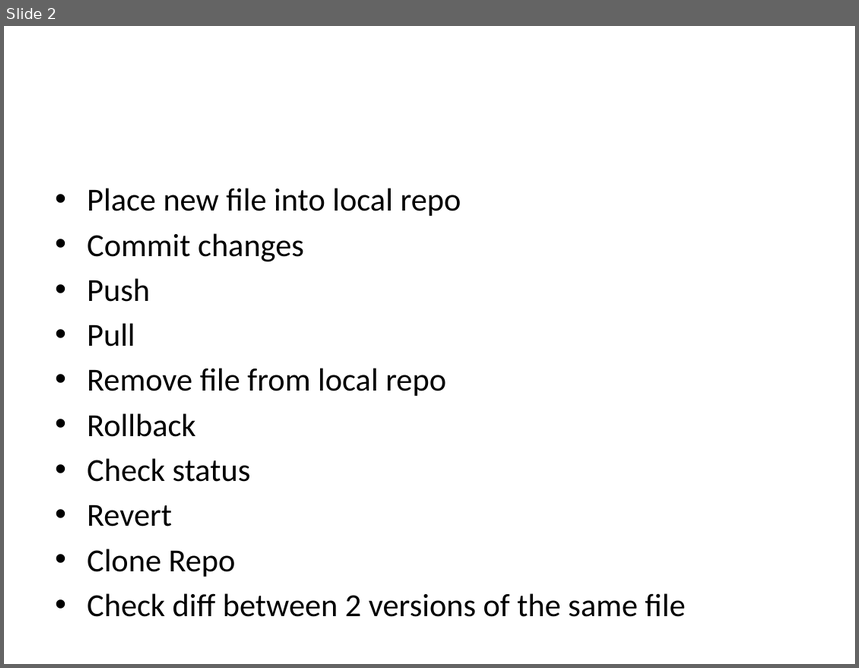
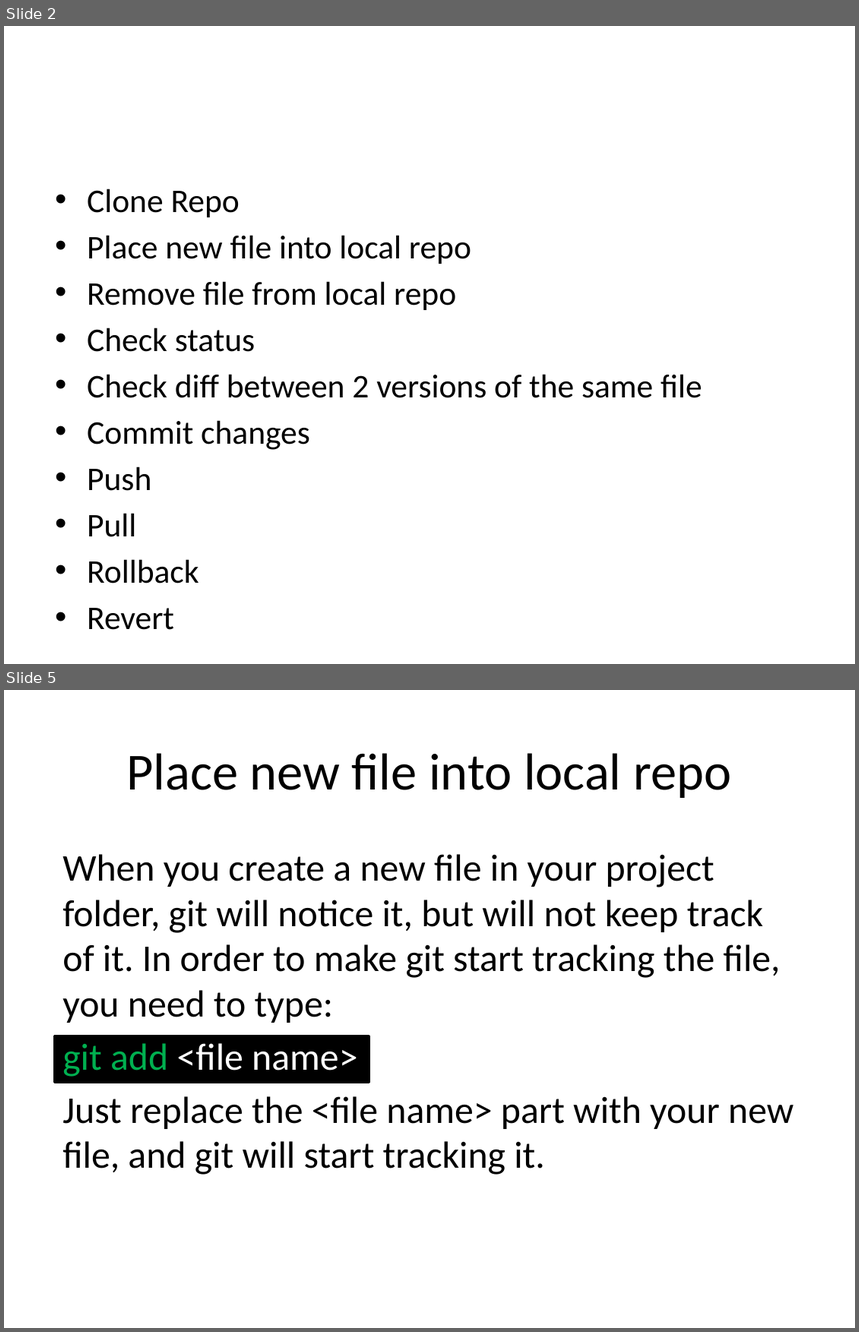
Before and after one commit to JaceTan/programming-notes, a slide deck: Github Commands.pptx. Shown one above the other, each under a label of ours: slide 2 before the commit, slides 2 and 5 after it; the slides between them are not shown. The pictures are 859x668 and 859x1332 pixels, drawn with LibreOffice and Linux fonts; fonts in the diff are those of the drawing. Boxes give left, top, right and bottom in pixels: in the first picture for what was removed or moved away, otherwise in the second. Text is boxed around its words. In the diff, an @@ line names an element or a change of style, - is before the commit and + after.

Commit message:
added place new file into local repo section

```diff
--- a/Github Commands.pptx
+++ b/Github Commands.pptx
@@ slide 5 added at (x1=4, y1=690, x2=855, y2=1328), background #FFFFFF @@
@@ title added at (x1=127, y1=753, x2=731, y2=798), 44 pt, text #000000 @@
+Place new file into local repo
@@ text added at (x1=63, y1=854, x2=794, y2=1175), 32 pt, text #000000 @@
+When you create a new file in your project folder, git will notice it, but will not keep track of it. In order to make git start tracking the file, you need to type:
+git add <file name>
+Just replace the <file name> part with your new file, and git will start tracking it.
@@ rectangle added at (x1=54, y1=1036, x2=369, y2=1082), fill #000000, outline #000000 2 pt @@
@@ slide 2 changed as well @@
@@ text at (x1=87, y1=189, x2=240, y2=218): paragraph added @@
+• Clone Repo
@@ text at (x1=87, y1=235, x2=471, y2=630): size 27.2 to 28 pt in "Place new file into local repo", "Commit changes", "Push", "Pull" and 2 more places @@
@@ text at (x1=87, y1=281, x2=702, y2=398): paragraphs added @@
+• Remove file from local repo
+• Check status
+• Check diff between 2 versions of the same file
@@ text at (x1=87, y1=368, x2=446, y2=396): paragraph removed @@
-• Remove file from local repo
@@ text at (x1=87, y1=458, x2=251, y2=482): paragraph removed @@
-• Check status
@@ text at (x1=87, y1=549, x2=686, y2=617): paragraphs removed @@
-• Clone Repo
-• Check diff between 2 versions of the same file
```
Also in this commit, not shown: 1 other slide changed, 11 other slides added, 4 slides removed, 1 other file.
